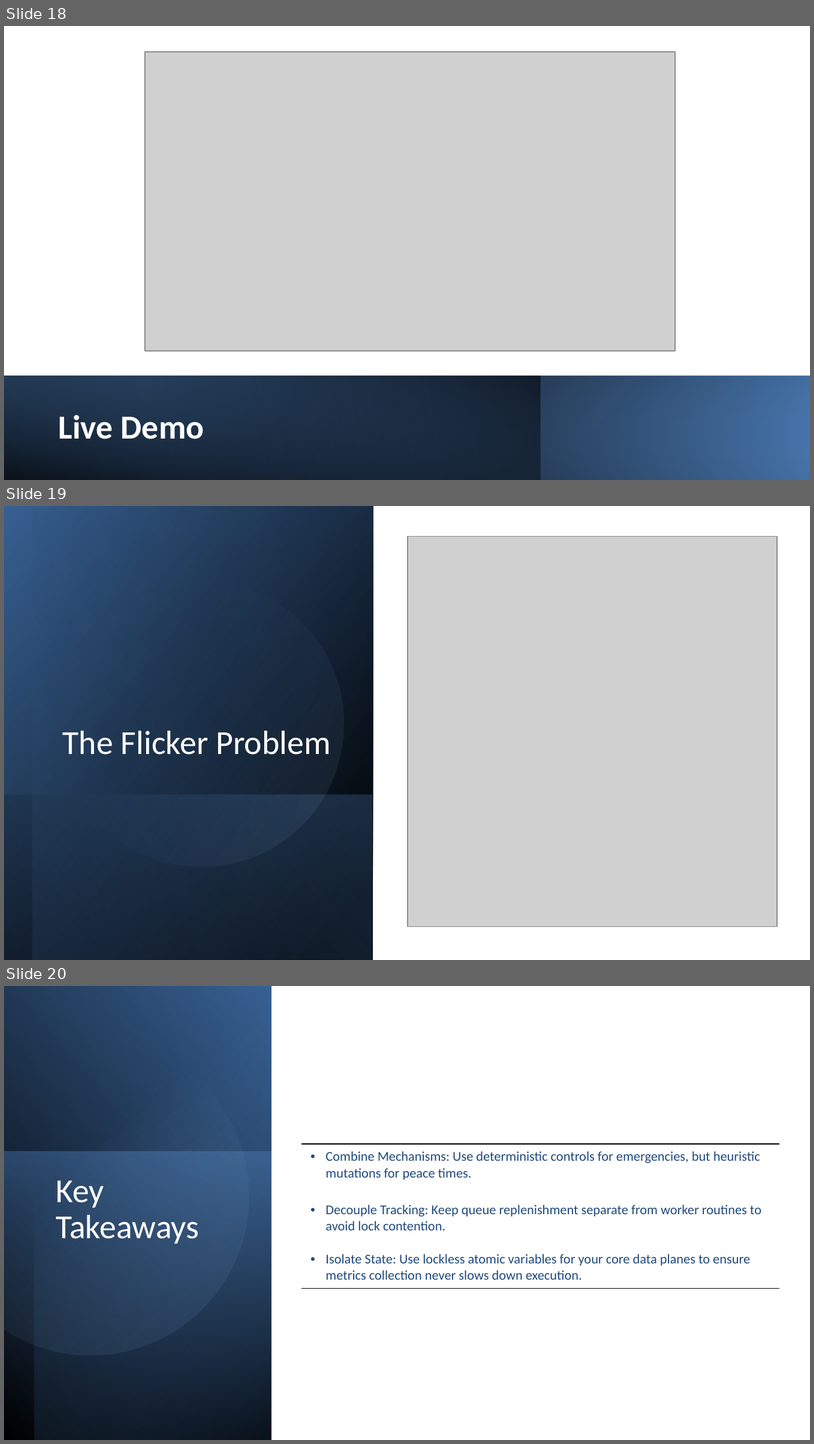
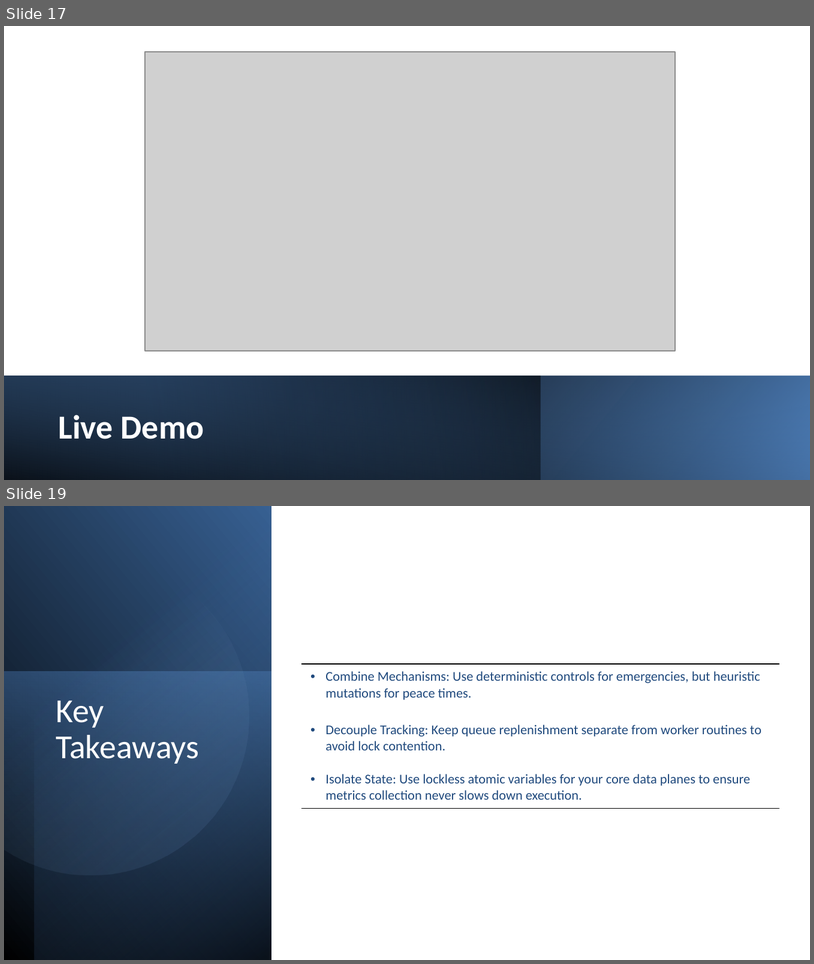
Before and after one commit to siutsin/2026-talks, a slide deck: CaseyManus-SelfOptimizingWorkerpools/presentation.pptx. Shown one above the other, each under a label of ours: slides 18, 19 and 20 before the commit, slides 17 and 19 after it; the slides between them are not shown. The pictures are 814x1444 and 814x964 pixels, drawn with LibreOffice and Linux fonts; fonts in the diff are those of the drawing; grey boxes stand for pictures. Boxes give left, top, right and bottom in pixels: in the first picture for what was removed or moved away, otherwise in the second. Text is boxed around its words. In the diff, an @@ line names an element or a change of style, - is before the commit and + after.

```diff
--- a/CaseyManus-SelfOptimizingWorkerpools/presentation.pptx
+++ b/CaseyManus-SelfOptimizingWorkerpools/presentation.pptx
@@ slide 19 removed at (4,506,810,960), background #FFFFFF @@
@@ rectangle removed at (4,506,374,959) @@
@@ rectangle removed at (32,506,374,960) @@
@@ picture removed at (408,536,777,926) @@
@@ ellipse removed at (32,555,369,892) @@
@@ title removed at (63,730,331,754) @@
-The Flicker Problem
@@ rectangle removed at (4,794,372,959) @@
@@ what was slide 18 is now slide 17 @@
@@ what was slide 20 is now slide 19 @@
```
Also in this commit, not shown: 2 slides changed, 2 slides added, 2 other slides removed, 2 other files.
